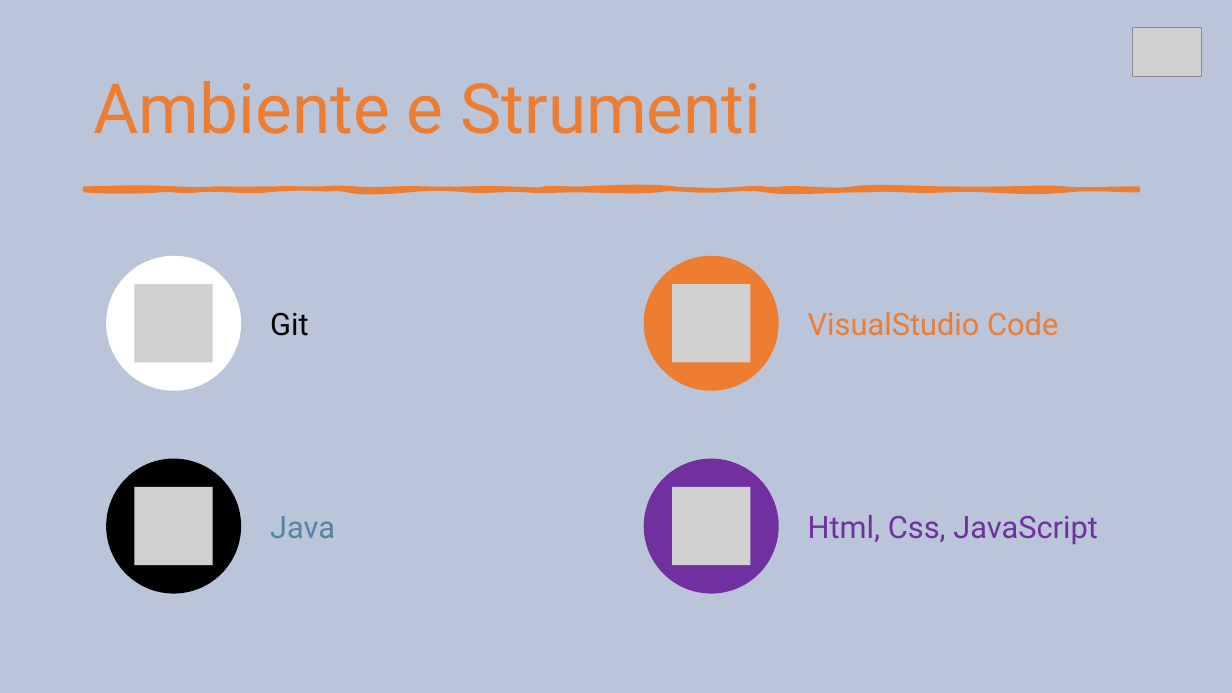
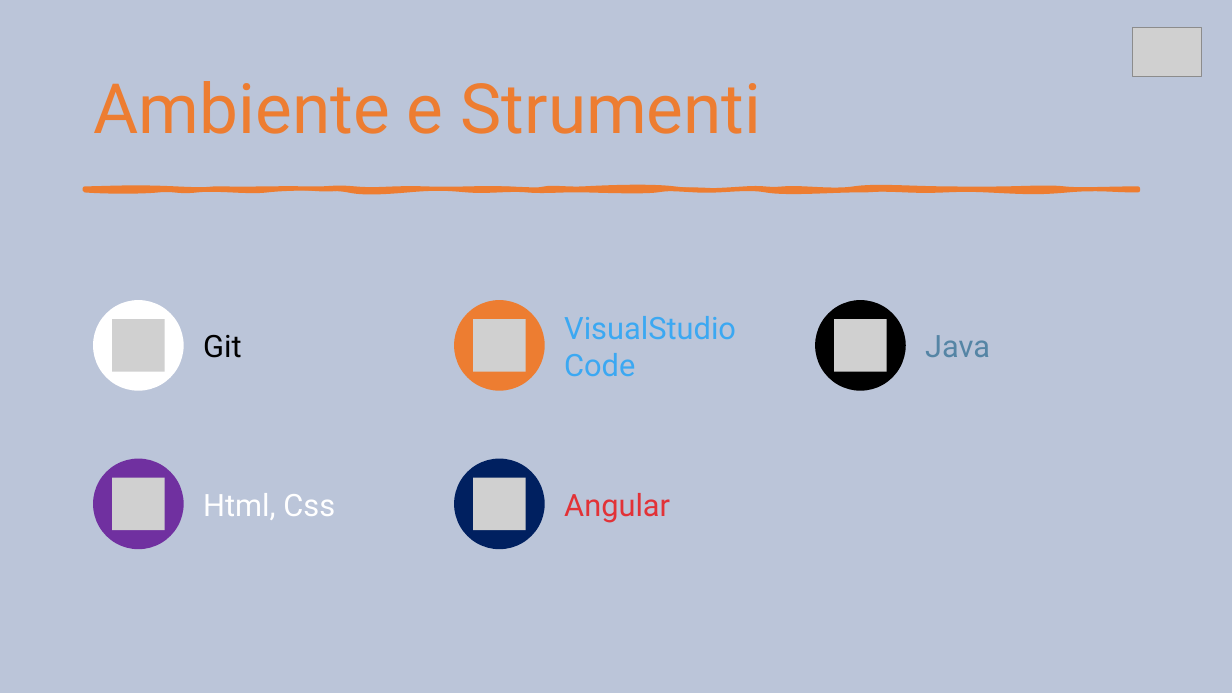
Before and after one commit to RiccardoBarbieri/iovoto, a slide deck: slide 8 of ioVoto.pptx (slide 7 before the commit). Drawn at 1232x693 pixels with LibreOffice and Linux fonts; fonts in the diff are those of the drawing; grey boxes stand for pictures. Boxes give left, top, right and bottom in pixels: in the first picture for what was removed or moved away, otherwise in the second. Text is boxed around its words. In the diff, an @@ line names an element or a change of style, - is before the commit and + after.

```diff
--- a/ioVoto.pptx
+++ b/ioVoto.pptx
@@ picture removed at <box>135,284,213,362</box> @@
@@ ellipse: place and size @@
-ellipse at <box>106,256,241,391</box>
+ellipse at <box>93,300,184,391</box>
@@ text "Git": place and size @@
-text "Git" at <box>270,313,309,336</box>
+text "Git" at <box>203,335,242,358</box>
@@ ellipse: place and size @@
-ellipse at <box>644,256,779,391</box>
+ellipse at <box>454,300,544,391</box>
@@ picture: place and size @@
-picture at <box>672,284,750,362</box>
+picture at <box>473,319,526,372</box>
@@ text "VisualStudio Code": place and size @@
-text "VisualStudio Code" at <box>808,312,1058,336</box>
+text "VisualStudio Code" at <box>564,316,736,376</box>
@@ text "VisualStudio Code" at <box>564,316,736,376</box>: text colour #ED7D31 to #3BA8F2 @@
@@ picture: place and size @@
-picture at <box>135,487,213,566</box>
+picture at <box>835,319,887,372</box>
@@ text "Java": place and size @@
-text "Java" at <box>270,516,335,538</box>
+text "Java" at <box>925,335,990,357</box>
@@ ellipse: place and size @@
-ellipse at <box>106,458,241,593</box>
+ellipse at <box>93,458,184,549</box>
@@ ellipse at <box>93,458,184,549</box>: fill #000000 to #7030A0 @@
@@ picture: place and size @@
-picture at <box>672,487,750,566</box>
+picture at <box>112,478,165,531</box>
@@ ellipse removed at <box>644,458,779,593</box> @@
@@ text at <box>203,493,335,520</box>: text changed; text colour #7030A0 to #FFFFFF @@
-Html, Css, JavaScript
+Html, Css
@@ group added at <box>112,300,906,549</box>: 2 pictures, 2 ellipses, 1 text @@
+Angular
```
Also in this commit, not shown: 4 slides added.
